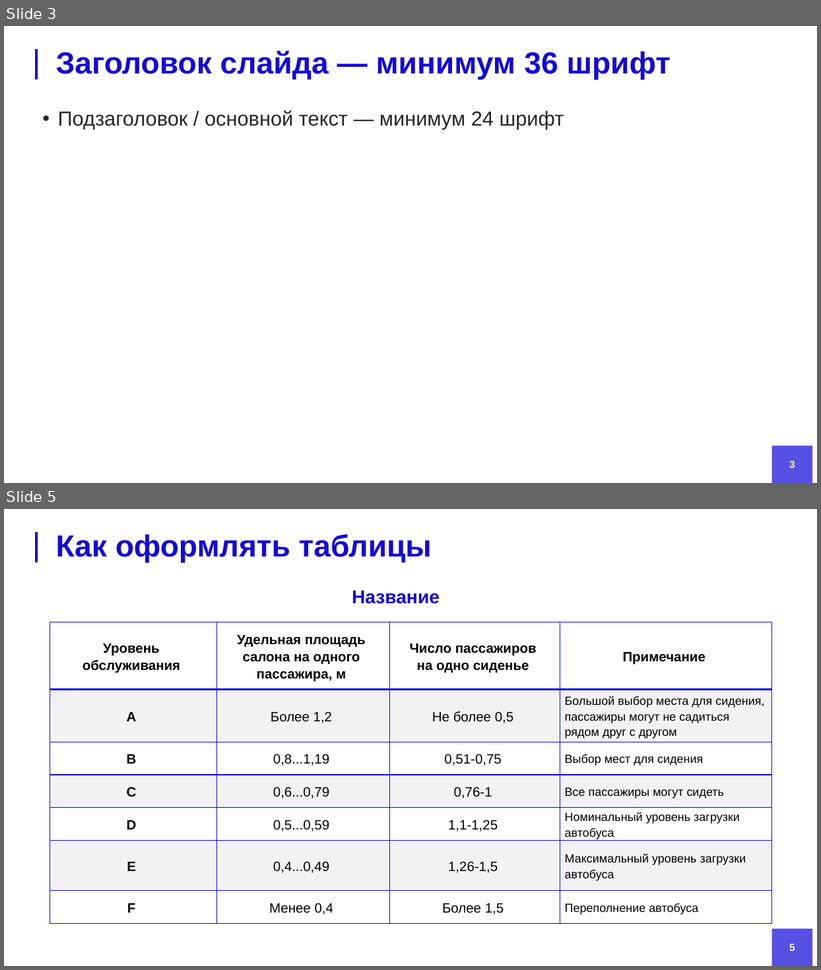
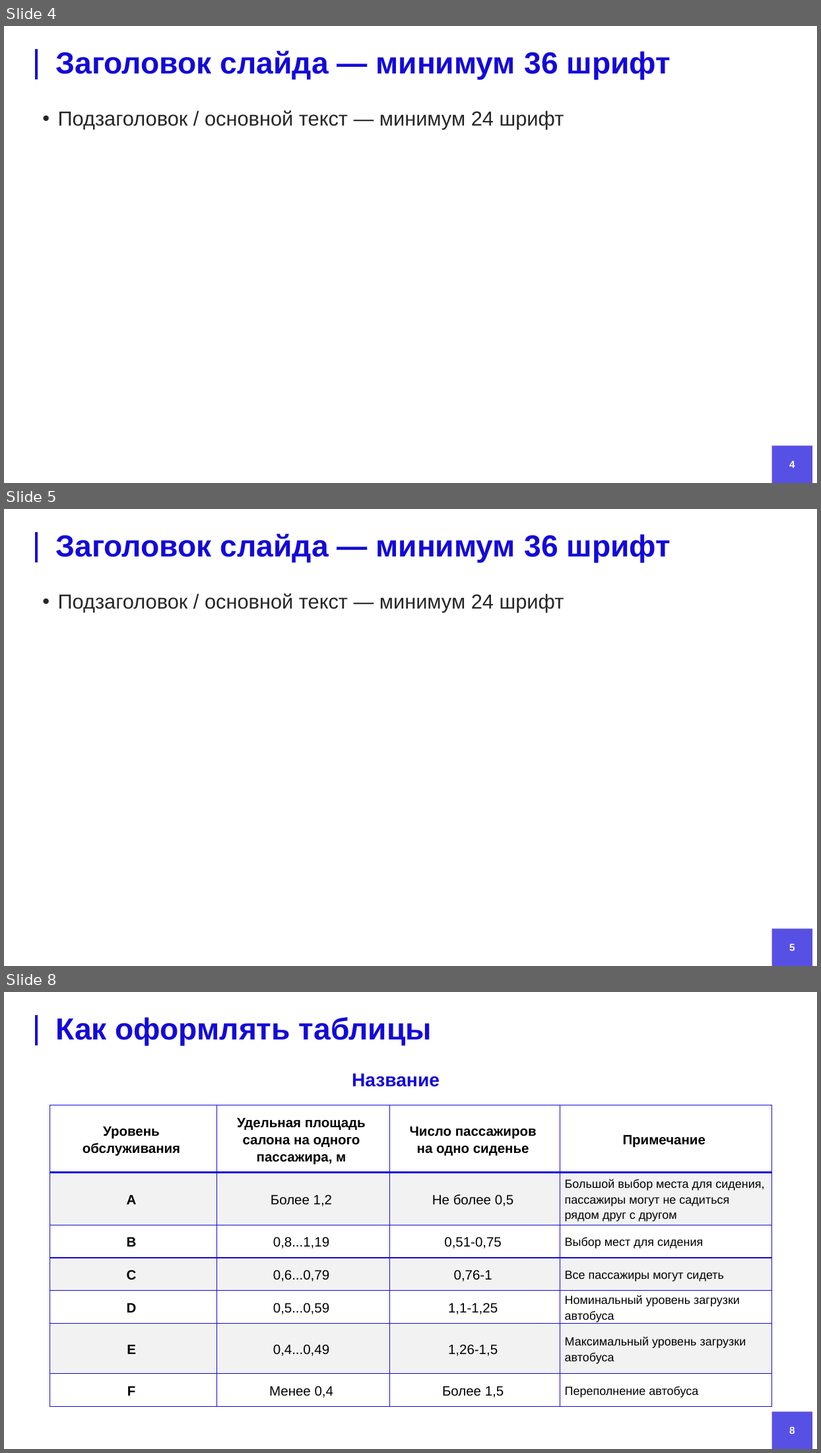
Before and after one commit to DefautName/MagWork, a slide deck: doc/PrezMag.pptx. Shown one above the other, each under a label of ours: slides 3 and 5 before the commit, slides 4, 5 and 8 after it; the slides between them are not shown. The pictures are 821x970 and 821x1453 pixels, drawn with LibreOffice and Linux fonts; fonts in the diff are those of the drawing; background and template pictures are left out. Boxes give left, top, right and bottom in pixels: in the first picture for what was removed or moved away, otherwise in the second. Text is boxed around its words. In the diff, an @@ line names an element or a change of style, - is before the commit and + after.

```diff
--- a/doc/PrezMag.pptx
+++ b/doc/PrezMag.pptx
@@ slide 5 added at <box>4,509,817,966</box>, background #FFFFFF; not listed: 2 template elements that a slide beside it also shows @@
@@ title added at <box>56,533,671,563</box>, 36 pt, text #1309D9, bold @@
+Заголовок слайда — минимум 36 шрифт
@@ text added at <box>58,593,564,613</box>, 24 pt, text #262626 @@
+• Подзаголовок / основной текст — минимум 24 шрифт
@@ page number added at <box>789,944,795,951</box>, 12 pt, text #FFFFFF, bold @@
+5
@@ what was slide 3 is now slide 4 @@
@@ page number at <box>789,461,795,468</box>: text changed @@
-3
+4
@@ what was slide 5 is now slide 8 @@
@@ page number at <box>789,1427,795,1434</box>: text changed @@
-5
+8
```
Also in this commit, not shown: 4 slides changed, 4 other slides added, 3 slides removed, 2 other files.
